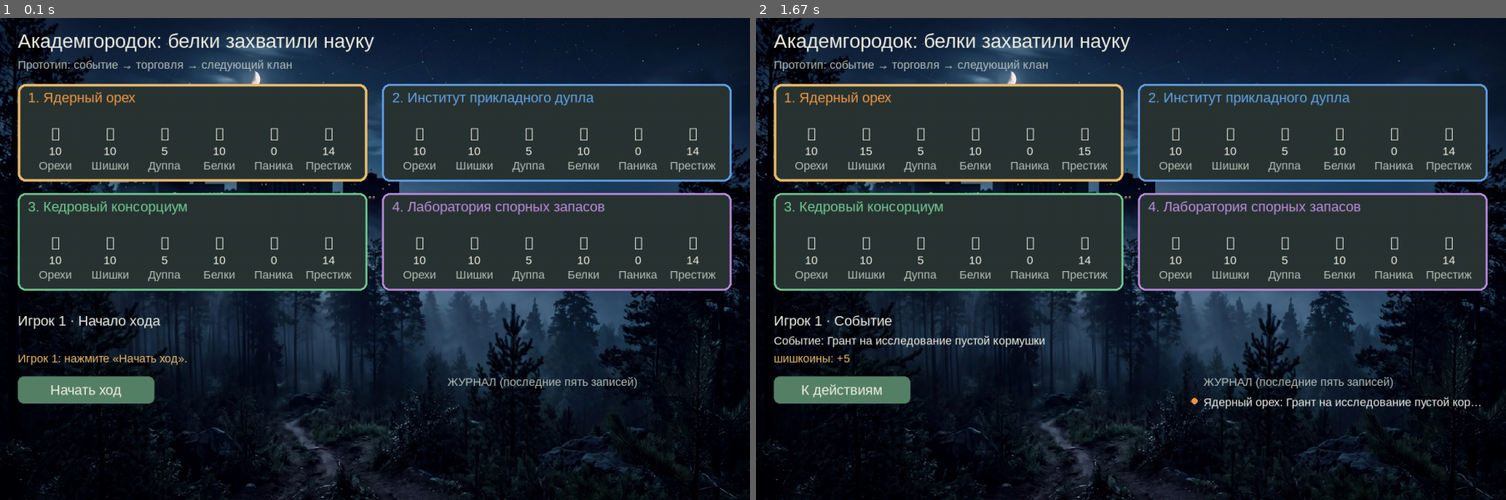
Above: before the commit, frames 1-2 (left to right).
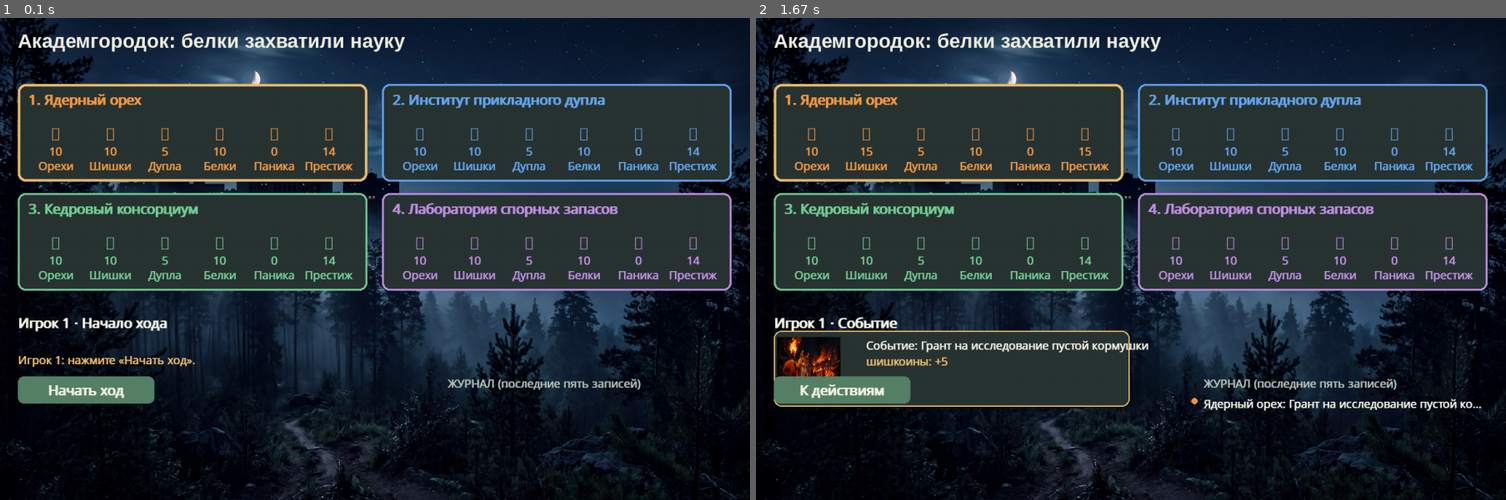
Above: after the commit, the same moments.

Repository: Viculence/case2_pygame
Game: pygame game, started from main.py
The game is run twice, just before and just after one commit, with the same random seed, the same clock (stepped at 60 frames per second) and the same inputs.
Inputs:
- Up to frame 1 (0.1 s): no input
- Up to frame 2 (1.67 s): click "Начать ход" at 0.38 s

The runs differ from the first frame. In frame 1, 6.3% of the frame differs, in the area x 2-96%, y 3-79%; in frame 2, 11%, in the area x 2-97%, y 3-82%.

Commit message:
финальный дизайн: карточки, события, белка, журнал, шрифт

Diff:
--- a/config.py
+++ b/config.py
@@ -243,7 +243,7 @@
 CURRENT_Y = 465
 EVENT_Y = 498
 MESSAGE_Y = 526
-ACTION_DESCRIPTION_Y = 560
+ACTION_DESCRIPTION_Y = 630
 # Размеры кнопок.
 PRIMARY_Y = 565
 TARGET_Y = 589
@@ -263,7 +263,7 @@
 LOG_VISIBLE = 5
 # Ограничение названий, положение заголовков.
 TARGET_NAME_LENGTH = 14
-FONT_FAMILIES = "arial,dejavusans,liberationsans"
+FONT_FAMILIES = "segoeui,calibri,arial"
 TITLE_Y = 18
 SUBTITLE_Y = 63
 
--- a/game/ui.py
+++ b/game/ui.py
@@ -92,7 +92,7 @@
 
         res = player["resources"]
         icons = ("🌰", "🌲", "🕳️", "🐿️", "❗", "🏆")
-        labels = ("Орехи", "Шишки", "Дуппа", "Белки", "Паника", "Престиж")
+        labels = ("Орехи", "Шишки", "Дупла", "Белки", "Паника", "Престиж")
         values = (
             res["grain"], res["money"], res["land"],
             res["people"], res["smuta"], scores[index],
@@ -100,16 +100,17 @@
 
         icon_font = pygame.font.SysFont("segoeuiemoji", 22)
         cell_width = (config.PANEL_WIDTH - config.PANEL_PADDING * 2) // 6
+        clan_color = player["color"] if player["alive"] else config.MUTED
 
         for i, (icon, label, value) in enumerate(zip(icons, labels, values)):
             cx = x + config.PANEL_PADDING + i * cell_width + cell_width // 2
-            icon_surface = icon_font.render(icon, True, config.WHITE)
+            icon_surface = icon_font.render(icon, True, clan_color)
             screen.blit(icon_surface,
                         icon_surface.get_rect(center=(cx, y + 78)))
-            value_surface = small_font.render(str(value), True, config.WHITE)
+            value_surface = small_font.render(str(value), True, clan_color)
             screen.blit(value_surface,
                         value_surface.get_rect(center=(cx, y + 105)))
-            label_surface = small_font.render(label, True, config.MUTED)
+            label_surface = small_font.render(label, True, clan_color)
             screen.blit(label_surface,
                         label_surface.get_rect(center=(cx, y + 128)))
 
@@ -141,9 +142,6 @@
             )),
         ))
     elif phase == "action":
-        write(screen, small_font,
-              "Выберите действие:",
-              config.PAGE_MARGIN, config.ACTION_DESCRIPTION_Y)
         position = 0
         action_step = 130
         action_width = 122
@@ -163,9 +161,6 @@
         action_id = game["selected_action"]
         if action_id:
             action_title = config.ACTIONS[action_id]["title"]
-            write(screen, small_font,
-                  f"{action_title}: выберите цель.",
-                  config.PAGE_MARGIN, config.ACTION_DESCRIPTION_Y)
         position = 0
         for index, player in enumerate(game["players"]):
             if index == game["current"]:
@@ -238,31 +233,89 @@
         screen.blit(background, (0, 0))
     except (pygame.error, FileNotFoundError):
         screen.fill(config.BACKGROUND)
-    write(screen, title_font, "Академгородок: белки захватили науку",
+    bold_title_font = pygame.font.SysFont(
+        "arial", config.TITLE_SIZE, bold=True,
+    )
+    write(screen, bold_title_font,
+          "Академгородок: белки захватили науку",
           config.PAGE_MARGIN, config.TITLE_Y)
-    write(screen, small_font,
-          "Прототип: событие → торговля → следующий клан",
-          config.PAGE_MARGIN, config.SUBTITLE_Y, config.MUTED)
     draw_players(screen, game, scores, fonts)
-    phase_names = {
-        "start": "Начало хода",
-        "event": "Событие",
-        "action": "Выбор цели",
-        "target": "Выбор цели",
-        "result": "Итог хода",
-        "game_over": "Конец партии",
-    }
-    write(screen, text_font,
-          f"Игрок {game['current'] + 1} · {phase_names[game['phase']]}",
-          config.PAGE_MARGIN, config.CURRENT_Y)
+    if game["phase"] == "game_over":
+        write(screen, title_font, "🏆 ИГРА ЗАВЕРШЕНА",
+              config.PAGE_MARGIN, config.CURRENT_Y, config.ACCENT)
+        if game["winner"]:
+            winner_text = game["winner"]
+            winner_lines = []
+            line = ""
+            for word in winner_text.split():
+                if len(line + " " + word) > 50:
+                    winner_lines.append(line)
+                    line = word
+                else:
+                    line = (line + " " + word).strip()
+            if line:
+                winner_lines.append(line)
+            for i, line in enumerate(winner_lines):
+                write(screen, small_font, line,
+                      config.PAGE_MARGIN, config.CURRENT_Y + 55 + i * 26,
+                      config.WHITE)
+    else:
+        phase_names = {
+            "start": "Начало хода",
+            "event": "Событие",
+            "action": "Выбор цели",
+            "target": "Выбор цели",
+            "result": "Итог хода",
+        }
+        write(screen, text_font,
+              f"Игрок {game['current'] + 1} · {phase_names[game['phase']]}",
+              config.PAGE_MARGIN, config.CURRENT_Y)
     if game["event"] is not None:
         event = game["event"]
+        event_rect = pygame.Rect(
+            config.PAGE_MARGIN, config.EVENT_Y - 5,
+            560, 120,
+        )
+        pygame.draw.rect(screen, config.PANEL, event_rect,
+                         border_radius=config.CORNER_RADIUS)
+        border_color = (
+            config.ACCENT if event["type"] == "Положительное"
+            else (220, 100, 100)
+        )
+        pygame.draw.rect(screen, border_color, event_rect,
+                         width=2, border_radius=config.CORNER_RADIUS)
+        try:
+            squirrel_img = pygame.image.load(
+                "assets/squirrel_fire.jpg"
+            ).convert_alpha()
+            squirrel_img = pygame.transform.scale(squirrel_img, (100, 100))
+            squirrel_y = config.EVENT_Y + 5
+            screen.blit(squirrel_img,
+                        (config.PAGE_MARGIN + 5, squirrel_y))
+        except (pygame.error, FileNotFoundError):
+            icon = "☀️" if event["type"] == "Положительное" else "🌧️"
+            emoji_font = pygame.font.SysFont("segoeuiemoji", 28)
+            icon_surface = emoji_font.render(icon, True, config.WHITE)
+            screen.blit(icon_surface,
+                        (config.PAGE_MARGIN + 15, config.EVENT_Y + 8))
         write(screen, small_font,
               f"Событие: {event['title']}",
-              config.PAGE_MARGIN, config.EVENT_Y)
-    write(screen, small_font, game["message"],
-          config.PAGE_MARGIN, config.MESSAGE_Y, config.ACCENT,
-          config.WIDTH - config.PAGE_MARGIN * config.PANEL_COLUMNS)
+              config.PAGE_MARGIN + 145, config.EVENT_Y + 5)
+
+        if game["phase"] == "result":
+            short_message = game["message"].split(".")[0][:80]
+            if not short_message.endswith("."):
+                short_message += "."
+        else:
+            short_message = game["message"]
+        write(screen, small_font, short_message,
+              config.PAGE_MARGIN + 145, config.EVENT_Y + 30,
+              config.ACCENT)
+    else:
+        if game["phase"] != "game_over":
+            write(screen, small_font, game["message"],
+                  config.PAGE_MARGIN, config.MESSAGE_Y, config.ACCENT,
+                  config.WIDTH - config.PAGE_MARGIN * config.PANEL_COLUMNS)
 
     controls = draw_controls(screen, game, targets, fonts)
     write(screen, small_font, "ЖУРНАЛ (последние пять записей)",
--- a/main.py
+++ b/main.py
@@ -18,6 +18,9 @@
         pygame.font.Font(font_path, config.TEXT_SIZE),
         pygame.font.Font(font_path, config.SMALL_SIZE),
     )
+    fonts[0].set_bold(True)
+    fonts[1].set_bold(True)
+    fonts[2].set_bold(True)
     clock = pygame.time.Clock()
     game = new_game()
     running = True
Binary file added: assets/squirrel_fire.jpg
Not shown, changed: docs/ui_notes.md
